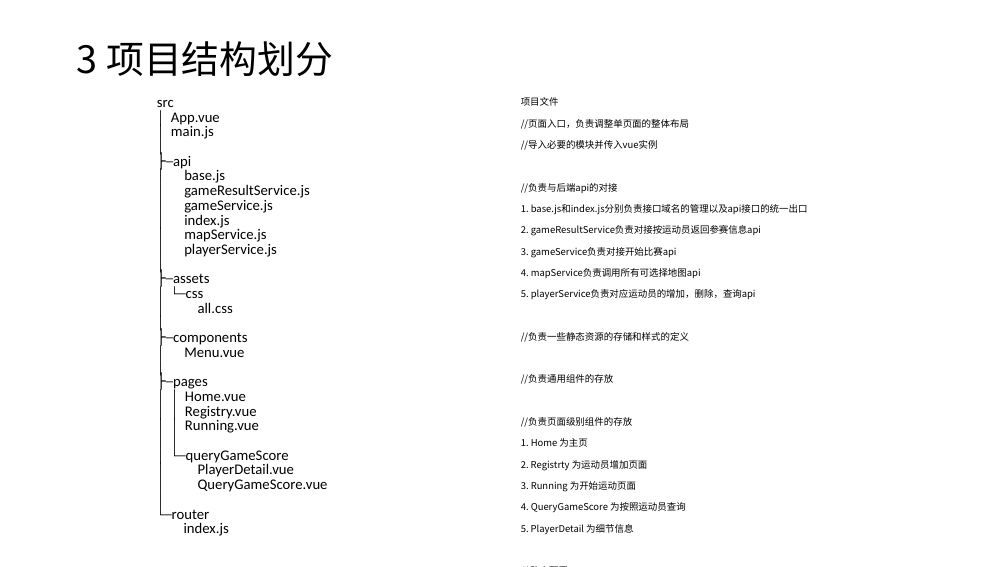
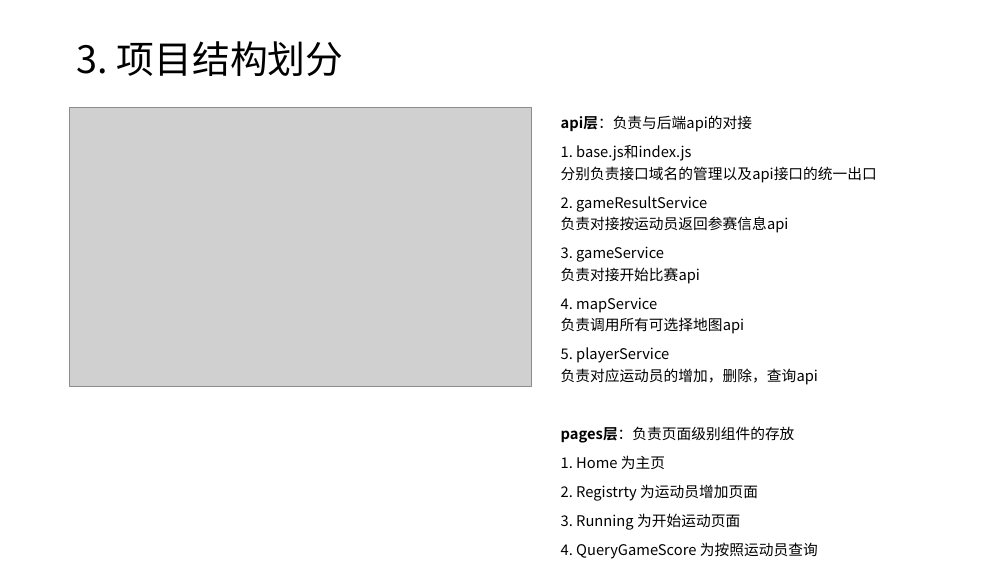
Before and after one commit to yuechengu/VirtualGame, a slide deck: slide 5 of docs/frontend.pptx. Drawn at 1008x567 pixels with LibreOffice and Linux fonts; fonts in the diff are those of the drawing; grey boxes stand for pictures. Boxes give left, top, right and bottom in pixels: in the first picture for what was removed or moved away, otherwise in the second. Text is boxed around its words. In the diff, an @@ line names an element or a change of style, - is before the commit and + after.

```diff
--- a/docs/frontend.pptx
+++ b/docs/frontend.pptx
@@ title at box(77, 41, 344, 76): text changed @@
-3 项目结构划分
+3. 项目结构划分
@@ picture added at box(70, 108, 532, 386) @@
@@ text removed at box(157, 100, 328, 536) @@
-src
-│ App.vue
-│ main.js
-│
-├─api
-│ base.js
-│ gameResultService.js
-│ gameService.js
-│ index.js
-│ mapService.js
-│ playerService.js
-│
-├─assets
-│ └─css
-│ all.css
-│
-├─components
-│ Menu.vue
-│
-├─pages
-│ │ Home.vue
-│ │ Registry.vue
-│ │ Running.vue
-│ │
-│ └─queryGameScore
-│ PlayerDetail.vue
-│ QueryGameScore.vue
-│
-└─router
-index.js
@@ table at box(554, 108, 979, 563) @@
-row 1: 项目文件
-row 2: //页面入口，负责调整单页面的整体布局
-row 3: //导入必要的模块并传入vue实例
+row 1: api层：负责与后端api的对接
+row 2: 1. base.js和index.js / 分别负责接口域名的管理以及api接口的统一出口
+row 3: 2. gameResultService / 负责对接按运动员返回参赛信息api
+row 4: 3. gameService / 负责对接开始比赛api
+row 5: 4. mapService / 负责调用所有可选择地图api
+row 6: 5. playerService / 负责对应运动员的增加，删除，查询api
-row 5: //负责与后端api的对接
-row 6: 1. base.js和index.js分别负责接口域名的管理以及api接口的统一出口
-row 7: 2. gameResultService负责对接按运动员返回参赛信息api
-row 8: 3. gameService负责对接开始比赛api
-row 9: 4. mapService负责调用所有可选择地图api
-row 10: 5. playerService负责对应运动员的增加，删除，查询api
-row 11: 
-row 12: //负责一些静态资源的存储和样式的定义
-row 13: 
-row 14: //负责通用组件的存放
-row 15: 
-row 16: //负责页面级别组件的存放
+row 8: pages层：负责页面级别组件的存放
-row 23: // 路由配置
-row 24: 规定组件与路由跳转关系
@@ table: place and size @@
-table at box(513, 91, 939, 545)
+table at box(554, 108, 979, 563)
```
Also in this commit, not shown: 8 other slides changed, 3 slides added, 1 slide removed, 18 other files.
